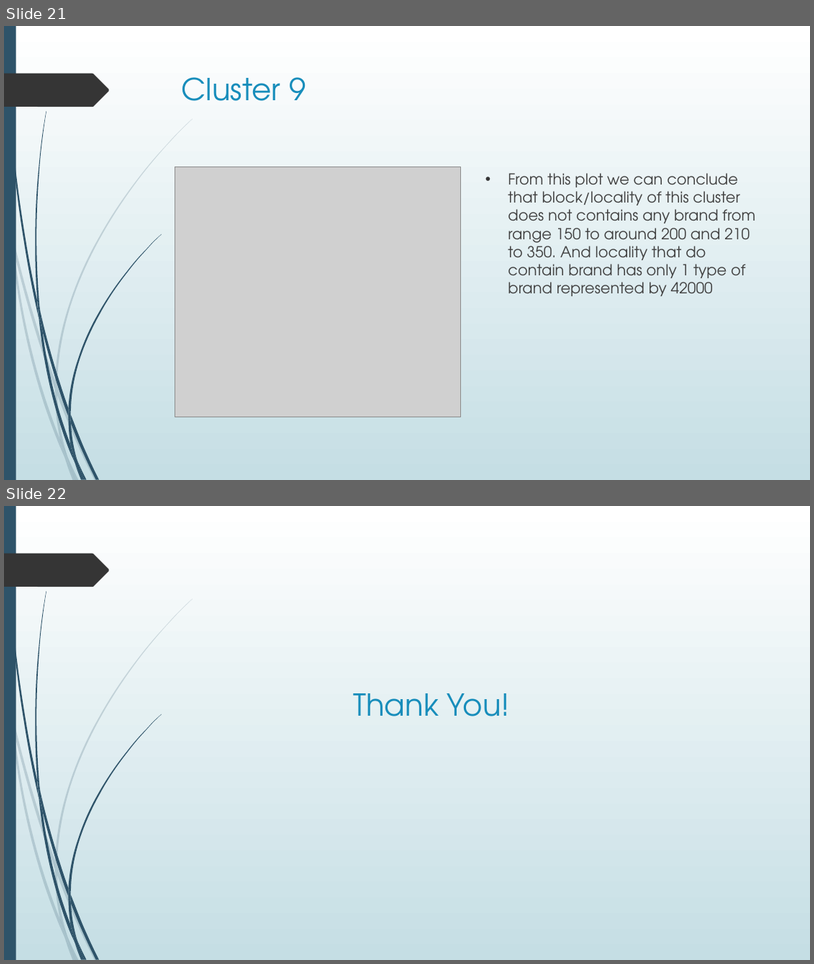
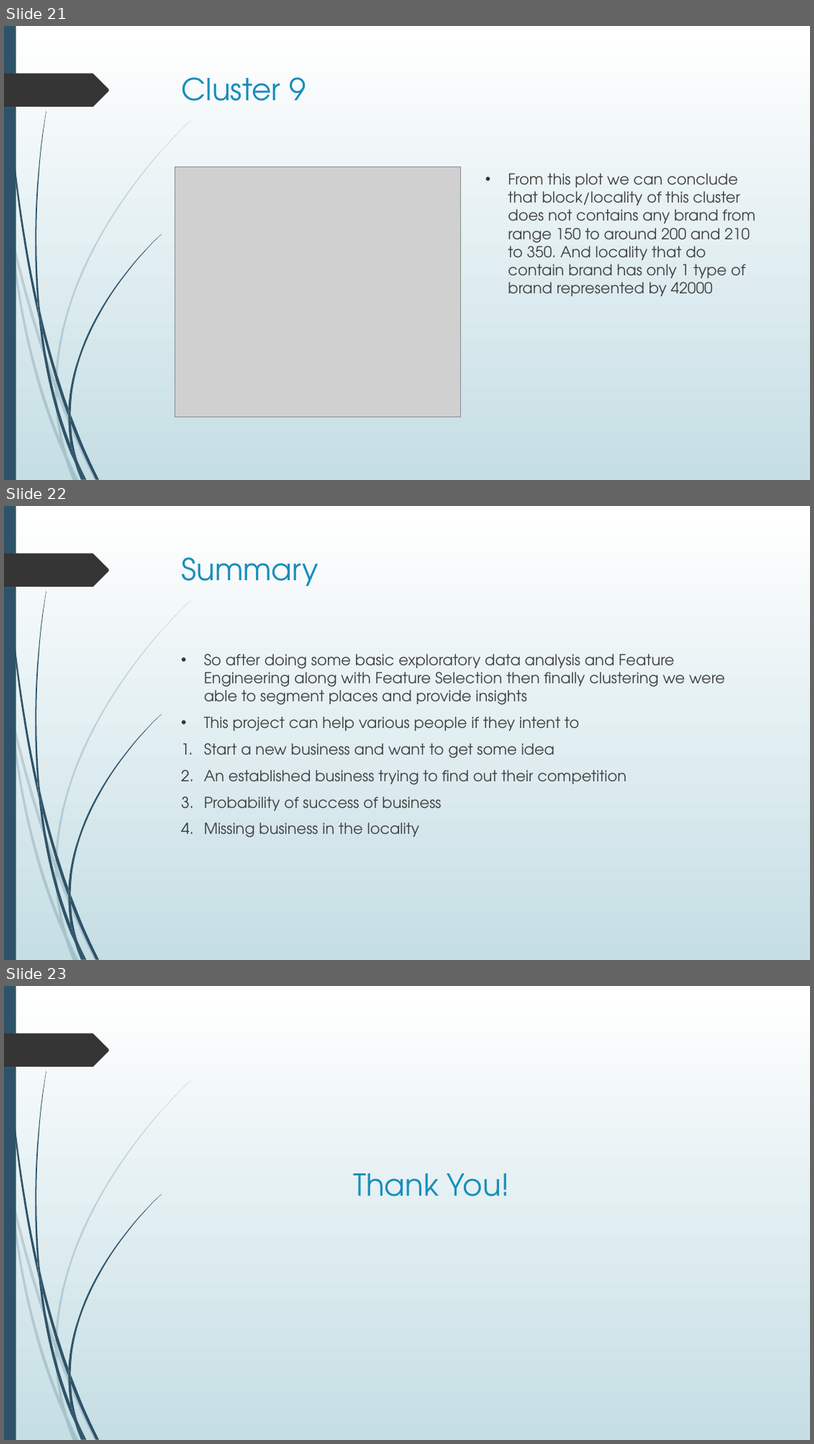
Before and after one commit to saurabhznaikz/Segmentation_of_places, a slide deck: Segmentation of Places.pptx. Shown one above the other, each under a label of ours: slides 21 and 22 before the commit, slides 21, 22 and 23 after it. The pictures are 814x964 and 814x1444 pixels, drawn with LibreOffice and Linux fonts; fonts in the diff are those of the drawing; grey boxes stand for pictures. Boxes give left, top, right and bottom in pixels: in the first picture for what was removed or moved away, otherwise in the second. Text is boxed around its words. In the diff, an @@ line names an element or a change of style, - is before the commit and + after.

```diff
--- a/Segmentation of Places.pptx
+++ b/Segmentation of Places.pptx
@@ slide 22 added at (4, 506, 810, 960), background gradient #FFFFFF to #C5DEE5; not listed: 24 template elements that a slide beside it also shows @@
@@ title added at (182, 557, 319, 586), 36 pt, text #178DBB @@
+Summary
@@ text added at (204, 654, 725, 837), 18 pt, text #404040 @@
+• So after doing some basic exploratory data analysis and Feature Engineering along with Feature Selection then finally clustering we were able to segment places and provide insights
+• This project can help various people if they intent to
+1. Start a new business and want to get some idea
+2. An established business trying to find out their competition
+3. Probability of success of business
+4. Missing business in the locality
@@ what was slide 22 is now slide 23 @@
```
Also in this commit, not shown: 1 other file.
